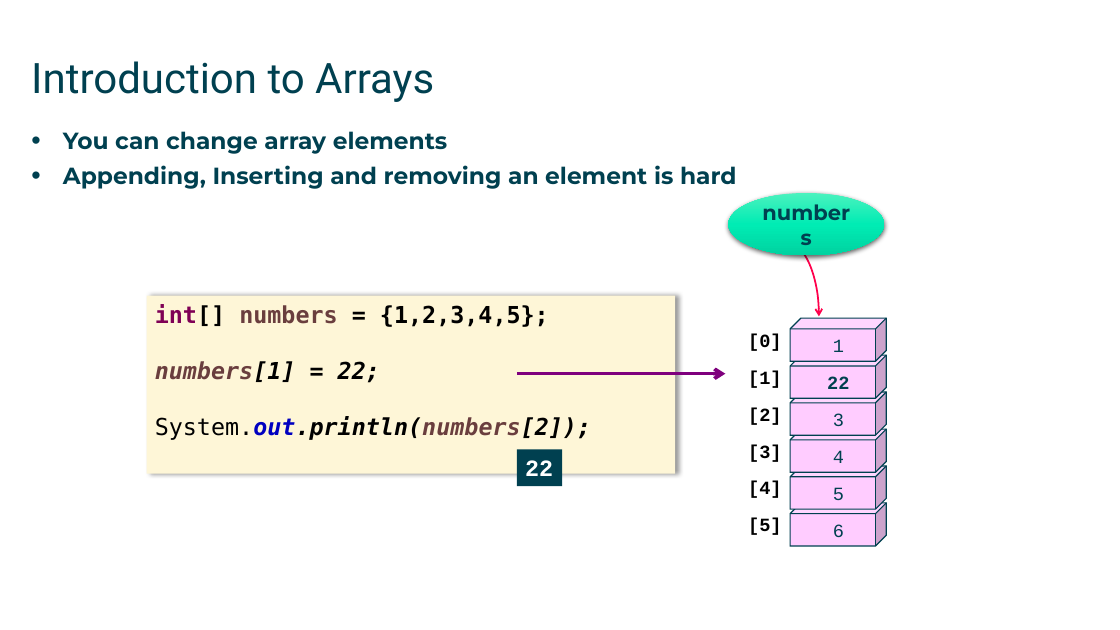
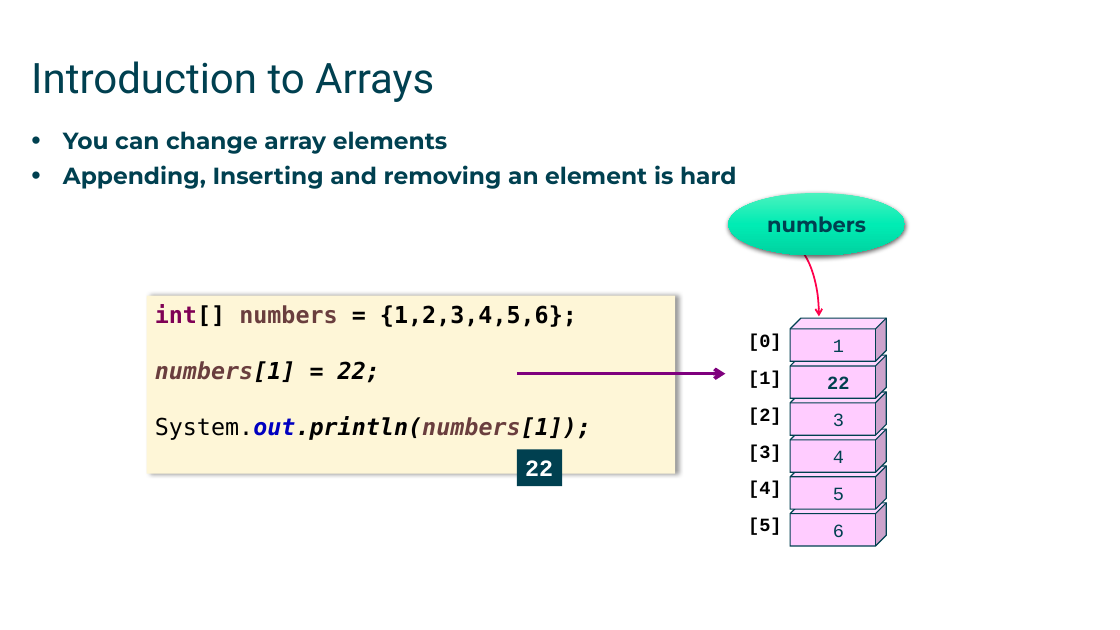
Before and after one commit to mikebaradaran/csharp, a slide deck: slide 30 of 01-C# Basics.pptx. Drawn at 1120x630 pixels with LibreOffice and Linux fonts; fonts in the diff are those of the drawing. Boxes give left, top, right and bottom in pixels: in the first picture for what was removed or moved away, otherwise in the second. Text is boxed around its words. In the diff, an @@ line names an element or a change of style, - is before the commit and + after.

```diff
--- a/01-C# Basics.pptx
+++ b/01-C# Basics.pptx
@@ ellipse "numbers": place and size @@
-ellipse "numbers" at [728,193,884,255]
+ellipse "numbers" at [728,193,905,255]
@@ text in rectangle at [155,304,577,327]: text changed @@
-int[] numbers = {1,2,3,4,5};
+int[] numbers = {1,2,3,4,5,6};
@@ text in rectangle at [155,416,591,440]: text changed @@
-System.out.println(numbers[2]);
+System.out.println(numbers[1]);
```
Also in this commit, not shown: 4 other slides changed, 2 other files.
